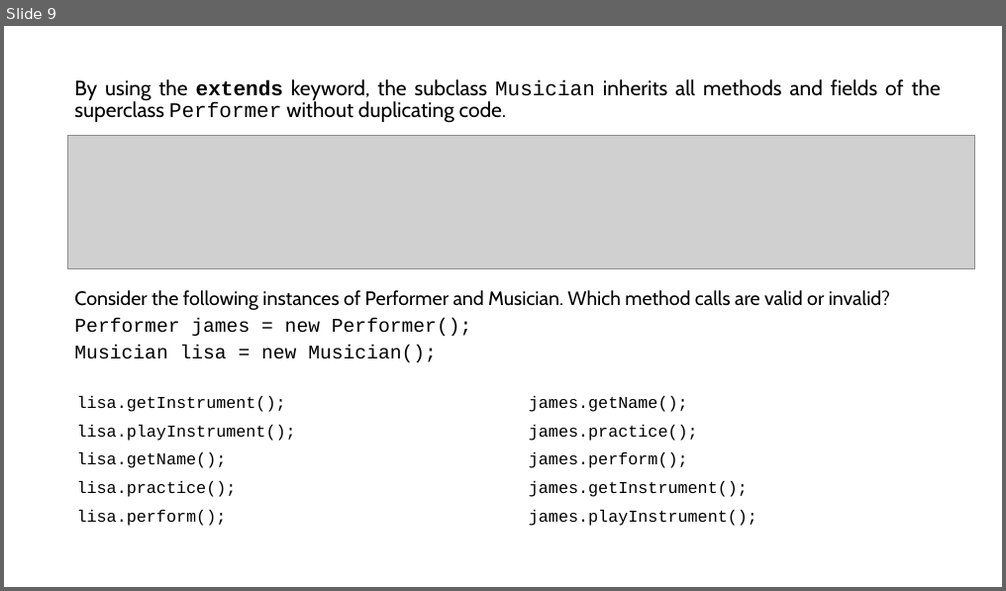
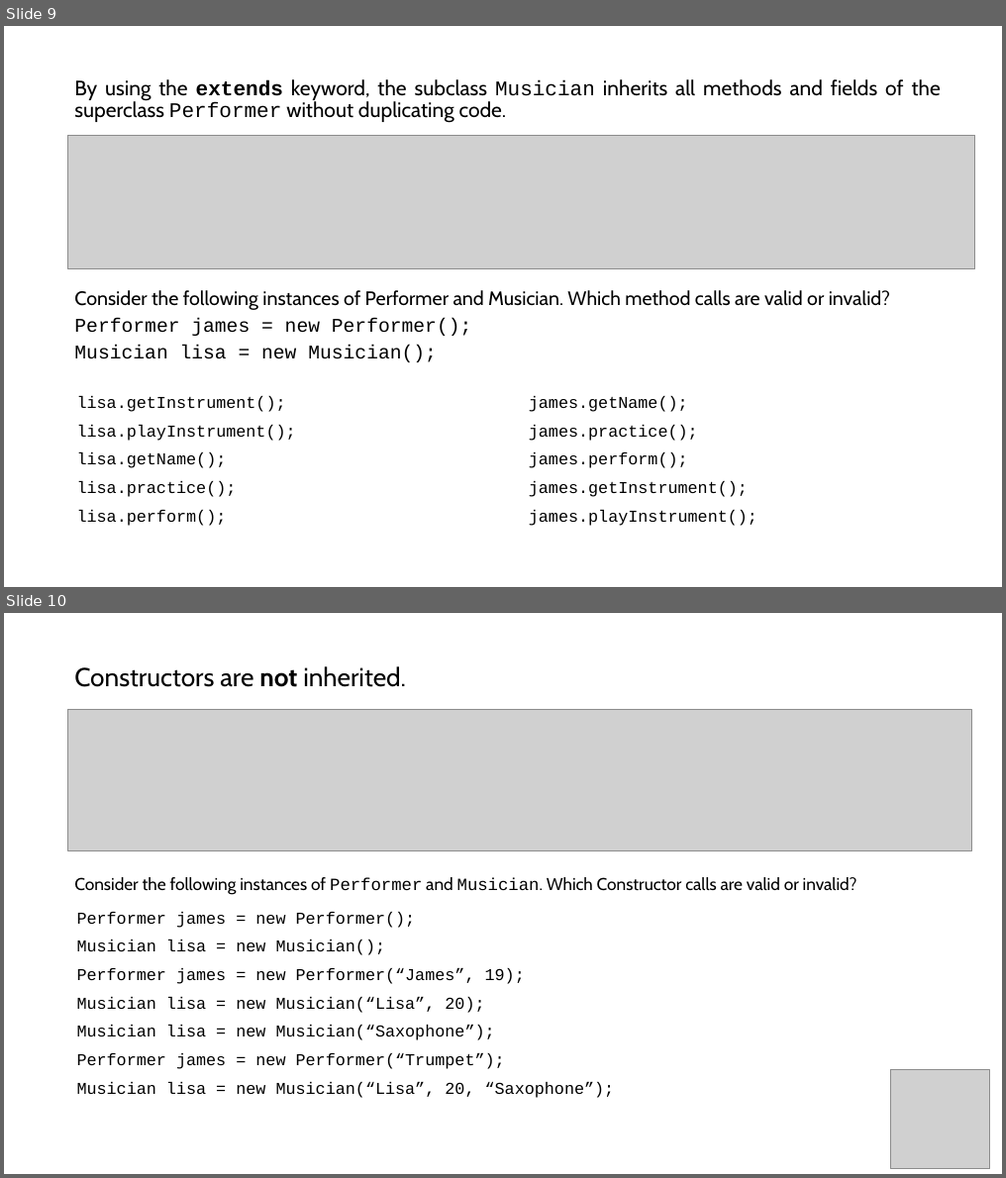
Before and after one commit to gabbley/APCSA-2024-2025, a slide deck: Unit 9/CSA Unit 9 Slides.pptx. Shown one above the other, each under a label of ours: slide 9 before the commit, slides 9 and 10 after it. The pictures are 1006x591 and 1006x1178 pixels, drawn with LibreOffice and Linux fonts; fonts in the diff are those of the drawing; grey boxes stand for pictures. Boxes give left, top, right and bottom in pixels: in the first picture for what was removed or moved away, otherwise in the second. Text is boxed around its words. In the diff, an @@ line names an element or a change of style, - is before the commit and + after.

```diff
--- a/Unit 9/CSA Unit 9 Slides.pptx
+++ b/Unit 9/CSA Unit 9 Slides.pptx
@@ slide 10 added at (x1=4, y1=613, x2=1002, y2=1174), background #FFFFFF @@
@@ text added at (x1=74, y1=666, x2=406, y2=687), 25 pt, text #000000 @@
+Constructors are not inherited.
@@ picture added at (x1=67, y1=709, x2=972, y2=851) @@
@@ text added at (x1=74, y1=877, x2=857, y2=895), 16.5 pt, text #000000 @@
+Consider the following instances of Performer and Musician. Which Constructor calls are valid or invalid?
@@ text added at (x1=77, y1=912, x2=615, y2=1098), 16 pt, text #000000 @@
+Performer james = new Performer();
+Musician lisa = new Musician();
+Performer james = new Performer(“James”, 19);
+Musician lisa = new Musician(“Lisa”, 20);
+Musician lisa = new Musician(“Saxophone”);
+Performer james = new Performer(“Trumpet”);
+Musician lisa = new Musician(“Lisa”, 20, “Saxophone”);
@@ picture added at (x1=891, y1=1070, x2=991, y2=1170) @@
```
Also in this commit, not shown: 3 other slides added, 2 other files.
